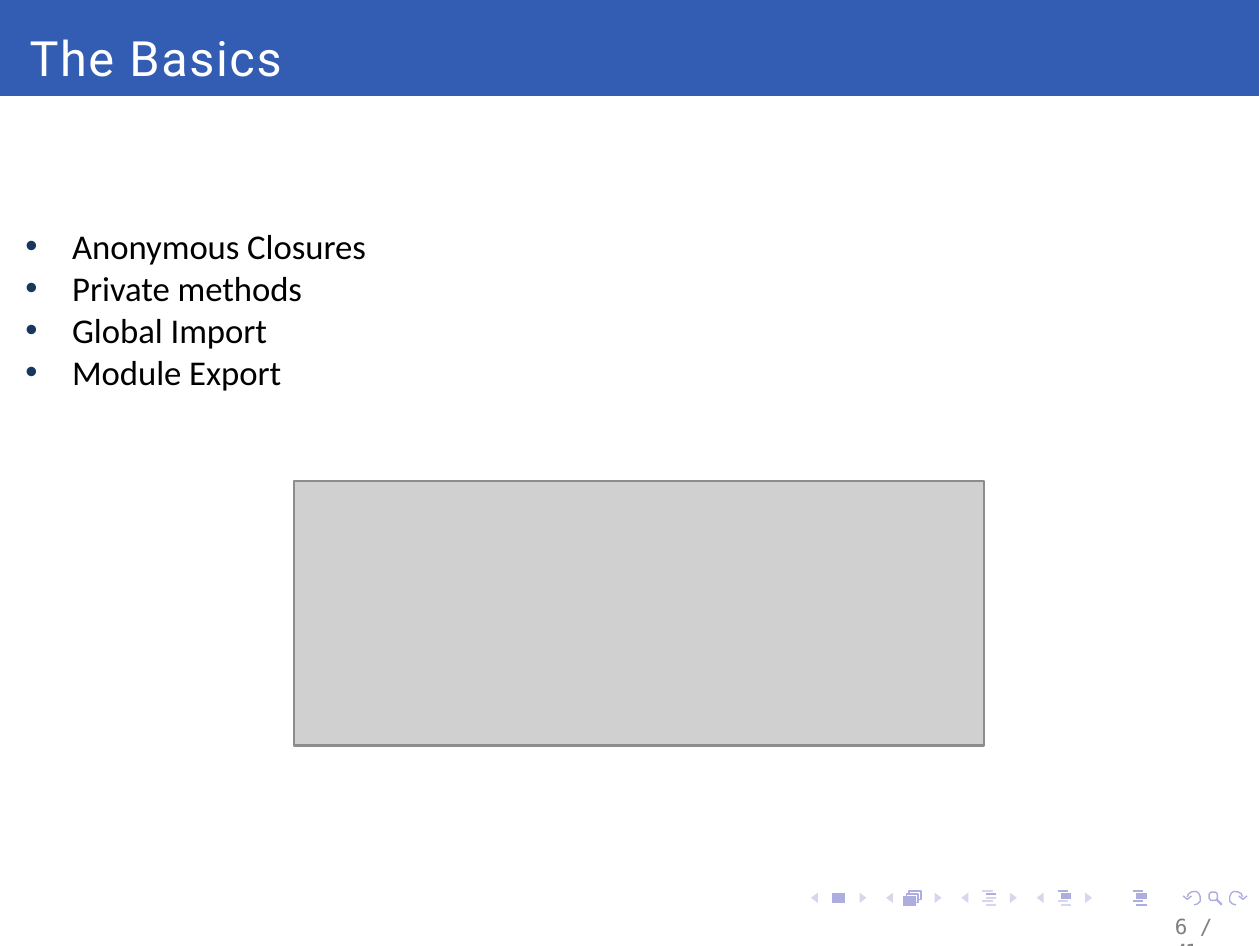
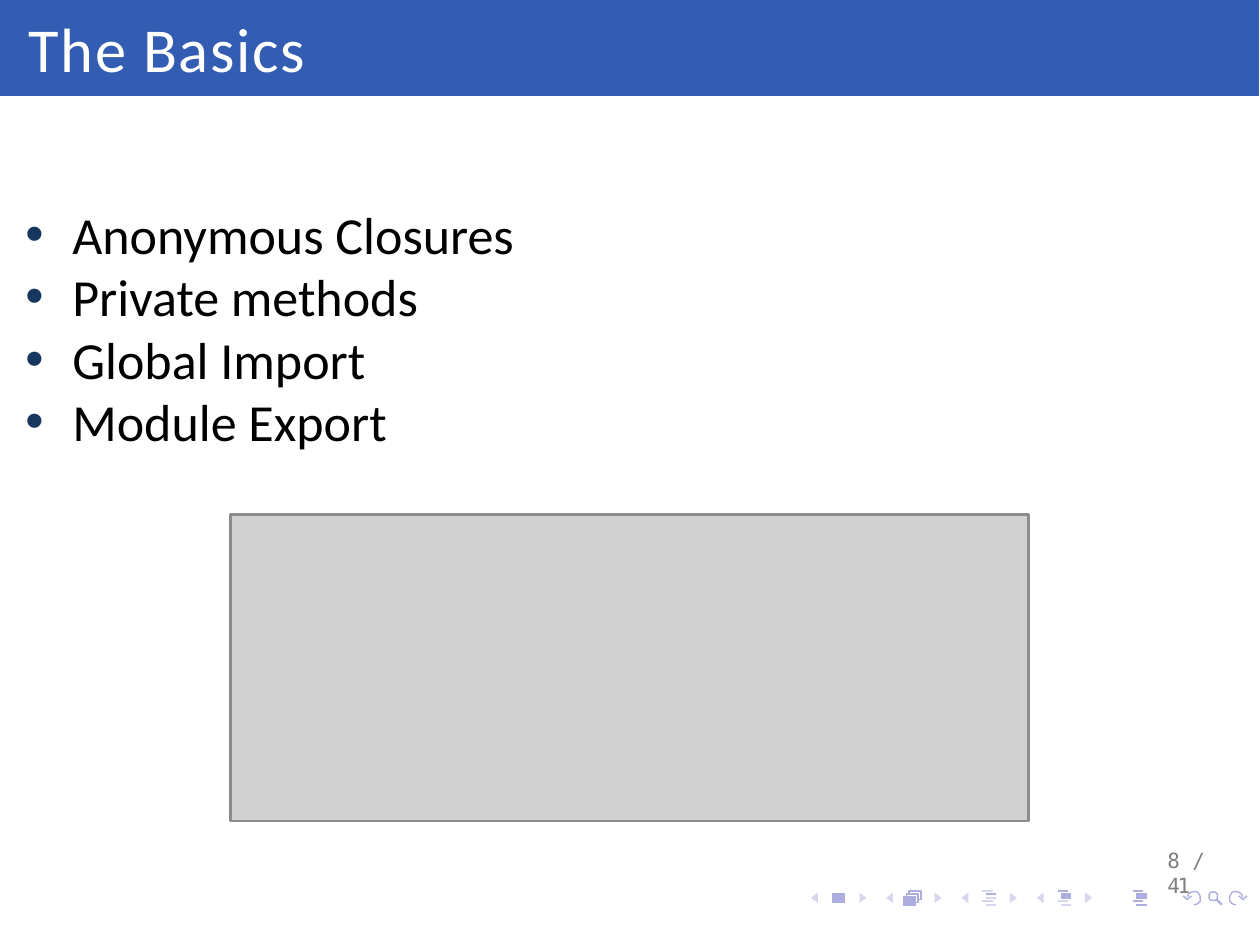
Before and after one commit to daFischer/Javascript-Seminar, a slide deck: slide 8 of Module Pattern - 2 version.pptx (slide 6 before the commit). Drawn at 1260x946 pixels with LibreOffice and Linux fonts; fonts in the diff are those of the drawing; grey boxes stand for pictures; background and template pictures are left out. Boxes give left, top, right and bottom in pixels: in the first picture for what was removed or moved away, otherwise in the second. Text is boxed around its words. In the diff, an @@ line names an element or a change of style, - is before the commit and + after.

Commit message:
Changed the font size and added pictures

```diff
--- a/Module Pattern - 2 version.pptx
+++ b/Module Pattern - 2 version.pptx
@@ title "The Basics": place and size @@
-title "The Basics" at <box>30,39,281,77</box>
+title "The Basics" at <box>29,28,304,73</box>
@@ title "The Basics" at <box>29,28,304,73</box>: size 14 to 18 pt, font Roboto to Calibri @@
@@ text "Anonymous Closures": place and size @@
-text "Anonymous Closures" at <box>72,235,366,391</box>
+text "Anonymous Closures" at <box>72,218,513,450</box>
@@ text "Anonymous Closures" at <box>72,218,513,450</box>: size 10 to 15 pt @@
@@ picture: place and size @@
-picture at <box>295,480,985,745</box>
+picture at <box>230,515,1028,822</box>
@@ page number at <box>1167,852,1190,898</box>: text changed @@
-6 / 41
+8 / 41
```
Also in this commit, not shown: 9 other slides changed, 3 slides added.
